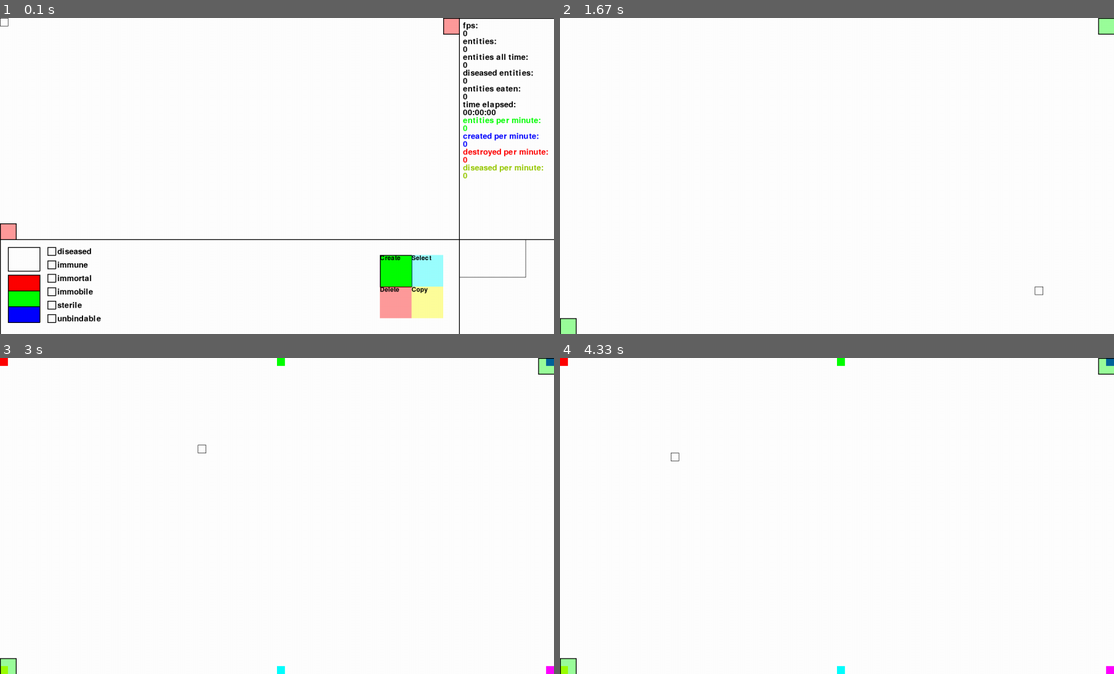
Above: before the commit, frames 1-4 (two rows, left to right).
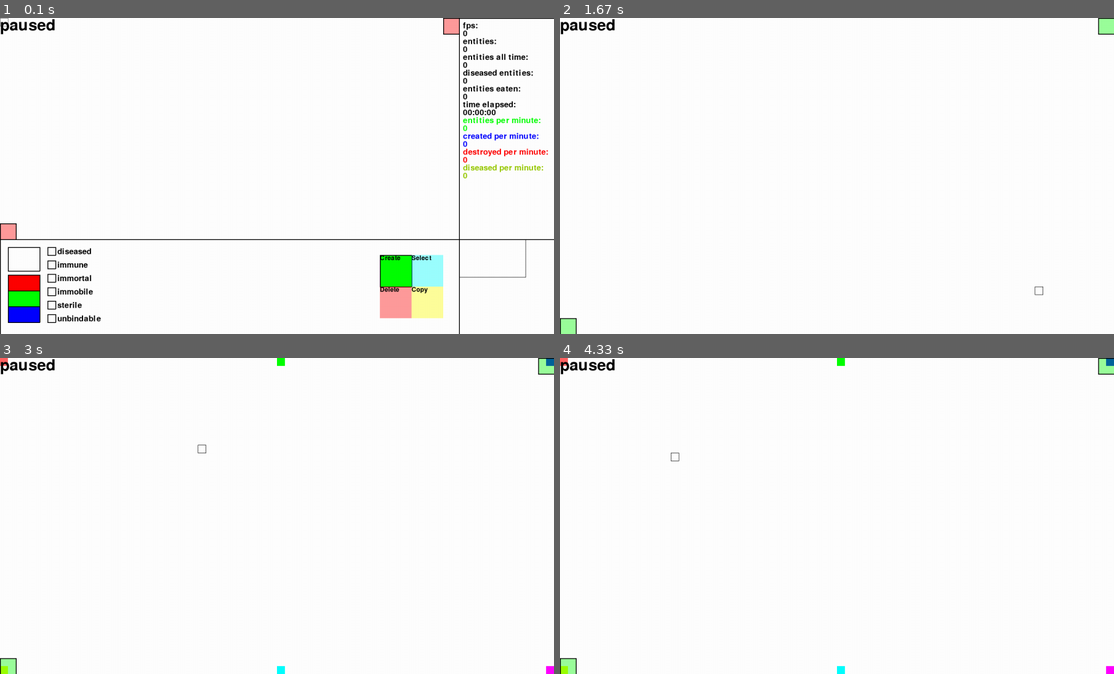
Above: after the commit, the same moments.

Repository: sbwhitt/pygame-life-simulation
Game: pygame game, started from main.py
Same seed, same stepped clock (60 frames per second), same inputs: the game is played once before the commit and once after it.
Inputs (mouse positions are in pixels of both pictures, inside the frame that each line leads up to):
- Up to frame 1 (0.1 s): no input
- Up to frame 2 (1.67 s): click (1008, 24) at 0.38 s; tap Enter at 0.67 s; click (565, 232) at 1.05 s; click (1041, 286) at 1.38 s
- Up to frame 3 (3 s): tap E at 1.67 s; click (249, 598) at 2.05 s; click (260, 462) at 2.38 s; click (199, 449) at 2.72 s
- Up to frame 4 (4.33 s): click (981, 487) at 3.05 s; click (1008, 506) at 3.38 s; click (953, 459) at 3.72 s; click (676, 455) at 4.05 s

The runs differ from the first frame. In frame 1, 0.2% of the frame differs, in the area x 0-10%, y 0-6%; in frame 2, 0.2%; in frame 3, 0.2%; in frame 4, 0.2%.

Commit message:
add pause info box

Diff:
--- a/src/app.py
+++ b/src/app.py
@@ -14,6 +14,7 @@
 from src.interface.panels.side_panel import SidePanel
 from src.interface.panels.bottom_panel import BottomPanel
 from src.utils.interface_map import InterfaceMap
+from src.interface.components.info_box import InfoBox
 
 '''
 x == width == rect.left
@@ -37,6 +38,7 @@
             self.metrics = Metrics()
         self.keys = []
         self.mouse = Mouse(self.window)
+        self.info_box = InfoBox((0, 0), settings.FONT_SIZE_BIGGER)
         self.side_panel = SidePanel(self.window)
         self.bottom_panel = BottomPanel()
 
@@ -81,6 +83,8 @@
         self.mouse.render_cursor(self.screen, self.i_map.active)
         self.side_panel.render(self.screen, self.e_man.entities)
         self.bottom_panel.render(self.screen)
+        if self.paused:
+            self.info_box.render(self.screen, "paused")
         pygame.display.flip()
 
     def on_cleanup(self) -> None:
--- /dev/null
+++ b/src/interface/components/info_box.py
@@ -0,0 +1,18 @@
+import pygame
+from static.settings import Settings as settings
+from src.interface.interface_element import InterfaceElement
+from src.styles.styles import InfoBoxStyle
+from src.interface.text import Text
+
+
+class InfoBox(InterfaceElement):
+    def __init__(self, pos: tuple, font_size: int):
+        style = InfoBoxStyle()
+        style.HEIGHT = font_size
+        InterfaceElement.__init__(self, style, pos)
+        self.text = Text(font_size=font_size)
+
+    def render(self, screen: pygame.Surface, message: str) -> None:
+        self.style.WIDTH = self.text.font.size(message)[0]
+        self.render_transparent(screen)
+        self.text.render(screen, message, self.pos)
--- a/src/styles/styles.py
+++ b/src/styles/styles.py
@@ -54,3 +54,7 @@
     WIDTH = 20
     HEIGHT = 20
     MARGIN = (20, 20)
+
+@dataclass
+class InfoBoxStyle(Style):
+    pass
